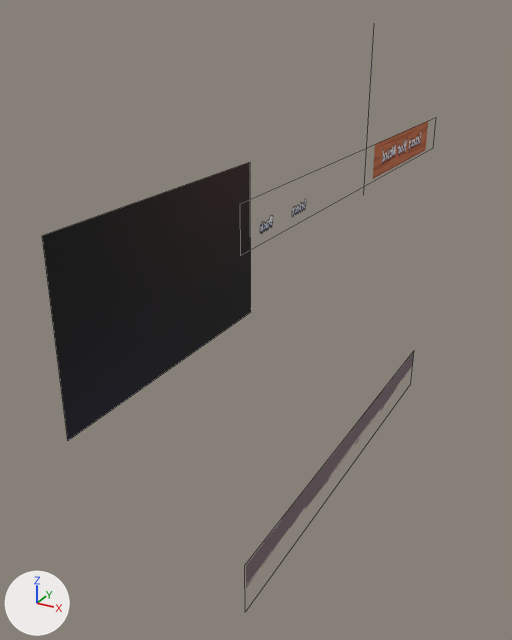
One commit to the FBX model res/UI/WorldSelect/Model.FBX: the scene before it, then after it.
Both versions are drawn from a 50 mm lens placed at (5.28, -14.48, 6.71), pointed at (-3.11, 0.76, -0.91). The axes (+X, +Y, +Z) are drawn at lower left. The lights are the same throughout. Mesh edges are drawn as thin lines. Where no turn or scale is listed for an object, it has been applied to the vertices.

Objects in the first picture: 'Bottom', 'Light', 'Title'.
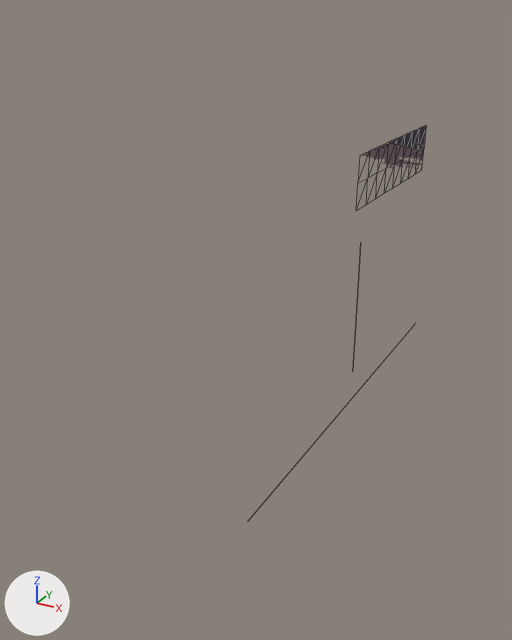
Diff of the bpy script that builds the scene:
```diff
--- a/res/UI/WorldSelect/Model.FBX.py
+++ b/res/UI/WorldSelect/Model.FBX.py
@@ img_topframe_png @@
+img_topframe_png = load_image('TopFrame.png', '../CharacterSelect/TopFrame.png', 292, 72, 'sRGB')
@@ mat_topframe @@
+mat_topframe = principled_material('TopFrame')
+mat_topframe.texture = img_topframe_png  # with its transparency
+mat_topframe.roughness = 0.859
@@ me_mesh_018 @@
+me_mesh_018.from_pydata(...)  # 27 vertices, 32 faces; spans x 0.0, y -2.38..2.38, z -0.59..0.59
+me_mesh_018.materials.append(mat_topframe)  # picture img_topframe_png
@@ ob_bottom @@
-ob_bottom = bpy.data.objects.new('Bottom', me_mesh_004)
-ob_bottom.location = (0.0, 0.0, -3.62)
@@ ob_light @@
-ob_light = bpy.data.objects.new('Light', me_mesh)
-ob_light.location = (-5.28, -0.01, 0.0)
@@ ob_title @@
-ob_title = bpy.data.objects.new('Title', me_mesh_003)
-ob_title.location = (-0.03, 0.0, 3.65)
@@ ob_topframe @@
+ob_topframe = bpy.data.objects.new('TopFrame', me_mesh_018)
+ob_topframe.location = (0.0, 1.93, 3.34)
```

What differs and where, as boxes [x1, y1, x2, y2] in the pictures (512 x 640 px):
'Light', deleted (black)
    before: [42, 162, 251, 440]
'Bottom', deleted
    before: [246, 351, 414, 588]
'Title', deleted (brown)
    before: [259, 121, 428, 234]
'TopFrame', added
    after: [360, 125, 426, 170]
